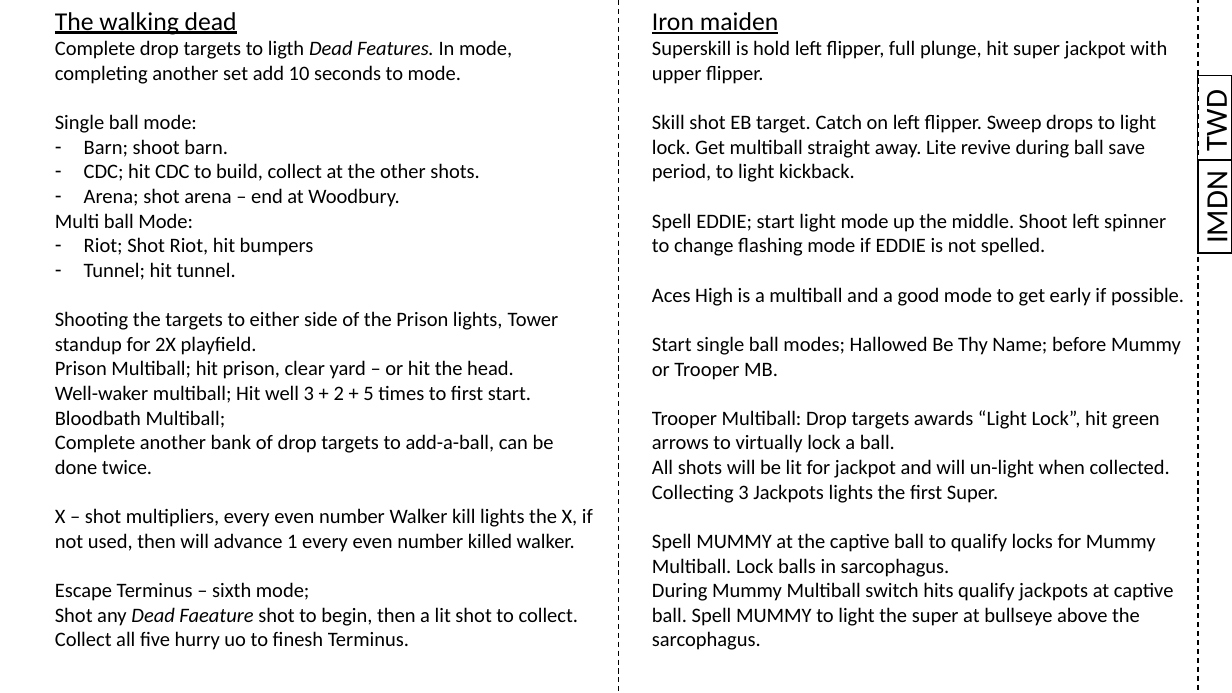
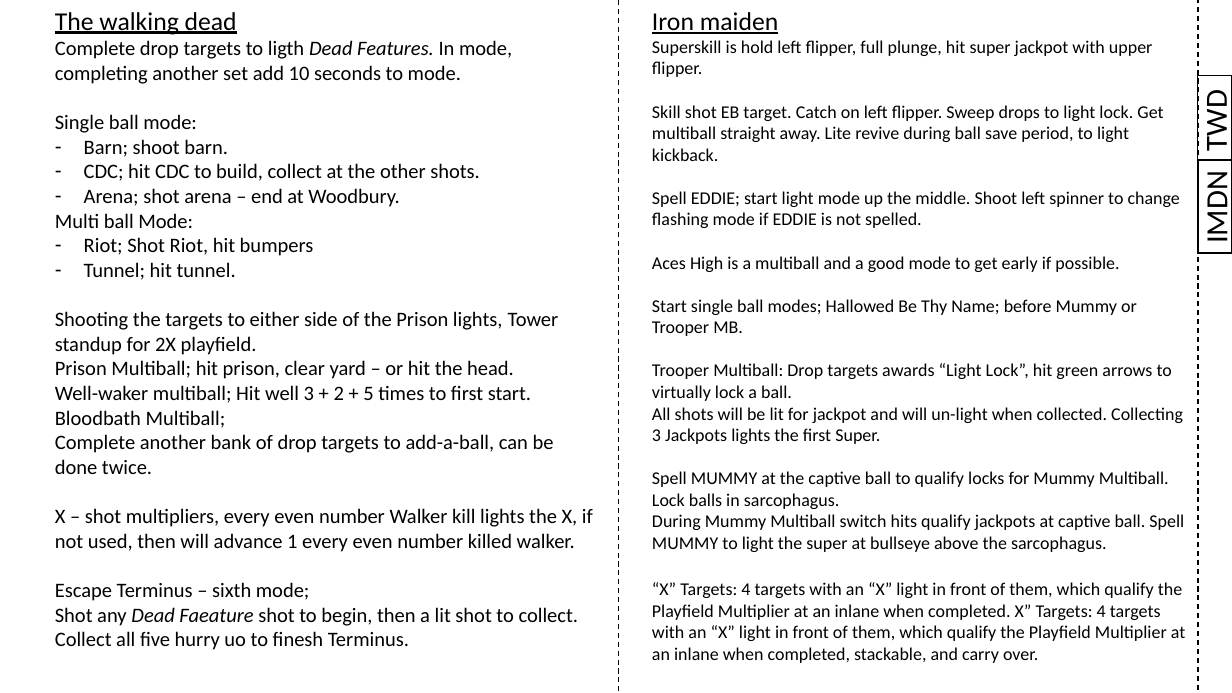
Before and after one commit to karstenbolge/PB, a slide deck: slide 2 of PB.pptx. Drawn at 1232x693 pixels with LibreOffice and Linux fonts; fonts in the diff are those of the drawing. Boxes give left, top, right and bottom in pixels: in the first picture for what was removed or moved away, otherwise in the second. Text is boxed around its words. In the diff, an @@ line names an element or a change of style, - is before the commit and + after.

Commit message:
Added

```diff
--- a/PB.pptx
+++ b/PB.pptx
@@ text at bbox=[652, 40, 1184, 552]: size 16 to 14 pt in "Superskill is hold left flipper, full plunge, ...", "Skill shot EB target. Catch on left ...", "Spell EDDIE; start light mode up the ...", "Aces High is a multiball and a ..." and 5 more places @@
@@ text at bbox=[652, 582, 1185, 663]: paragraph added @@
+“X” Targets: 4 targets with an “X” light in front of them, which qualify the Playfield Multiplier at an inlane when completed. X” Targets: 4 targets with an “X” light in front of them, which qualify the Playfield Multiplier at an inlane when completed, stackable, and carry over.
```
